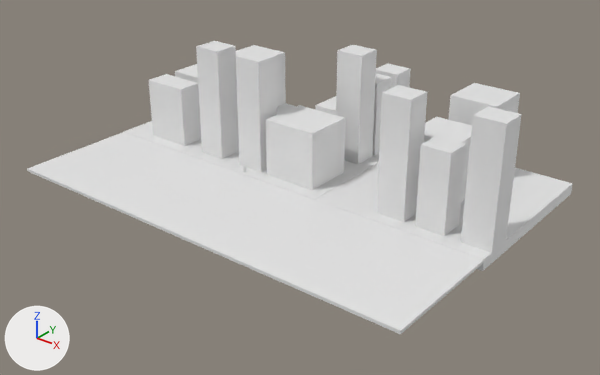
The OBJ model share/drunken/models/level1/level1.obj: old version first, new version second.
One viewpoint serves both versions: a 50 mm camera at (651.0, -832.0, 479.0) aimed at (28.0, -54.0, -3.0). Arrows for +X, +Y and +Z are at lower left; the lights stay in place. Materials are left out; every surface is plain grey. Where no turn or scale is listed for an object, it has been applied to the vertices.
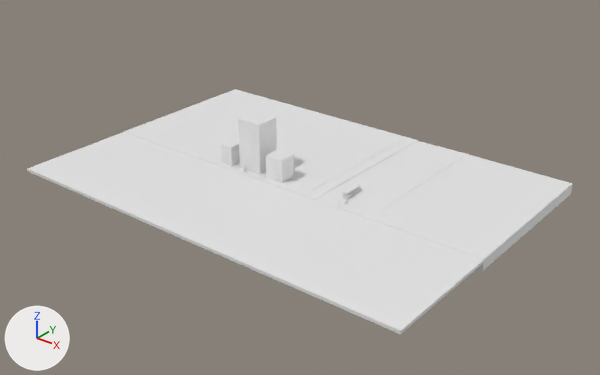
Pixel boxes [x1, y1, x2, y2] of what changed, in the pictures (600 x 375 px):
'Cube.002', deleted: before [461, 106, 522, 265]
'Cube.006', mesh rescaled: before [266, 105, 345, 190]; after [266, 150, 294, 183]
'Cube.005', deleted: before [377, 85, 427, 222]
'Cube.007', reshaped: before [236, 50, 277, 172]; after [238, 111, 277, 174]
'Cube.008', deleted: before [196, 41, 239, 159]
'Cube.003', deleted: before [415, 136, 467, 236]
'Cube.013', deleted: before [336, 45, 377, 164]
'Cube.004', mesh rescaled: before [149, 74, 201, 146]; after [221, 139, 240, 166]
'Cube.015', deleted: before [449, 83, 520, 125]
'Cube.014', deleted: before [424, 117, 472, 202]
'Cube.016', deleted: before [372, 74, 392, 155]
'Cube.023_Cube.024', deleted: before [236, 45, 286, 107]
'Cube.017', deleted: before [376, 64, 411, 88]
'Cube.024_Cube.025', deleted: before [175, 64, 198, 83]
'Cube.020_Cube.021', deleted: before [315, 96, 336, 115]
'Buss.002', added: after [342, 184, 361, 199]
'Cube.000_Cube.026', unchanged, uncovered by the edit: before [405, 168, 573, 251]; after [377, 154, 573, 264]
'Cube.022_Cube.023', unchanged, uncovered by the edit: before [134, 103, 375, 174]; after [134, 89, 407, 190]
'Cube.010', unchanged, uncovered by the edit: before [337, 182, 378, 218]; after [337, 146, 467, 218]

The edits, one by one:
me_cube_004 has 8 vertices, 6 faces and spans x -259.6..-191.2, y -52.2..-16.3, z -18.1..85.9.
me_cube_004 is used by ob_cube_004; location (0.0, 0.0, 0.0).
me_cube_004 part 1: the whole mesh is scaled about its middle by (0.269, 0.749, 0.269), then moved by (127.8, -13.3, -21.9).
me_cube_006 has 8 vertices, 6 faces and spans x -31.4..47.4, y -52.2..19.6, z -17.6..78.3.
me_cube_006 is used by ob_cube_006; location (0.0, 0.0, 0.0).
me_cube_006 part 2: the whole mesh is scaled about its middle by 0.355, then moved by (-19.7, -31.2, -16.5).
me_cube_007 is used by ob_cube_007; location (0.0, 0.0, 0.0).
me_cube_007 had 8 vertices, 6 faces and spanned x -82.0..-42.0, y -52.0..-16.0, z -18.0..156.0.
me_cube_007 now has 12 vertices, 10 faces and spans x -76.0..-38.0, y -58.0..-22.0, z -2.0..71.0.
me_cube_007 part 3: the whole mesh is rebuilt.
Mesh me_buss_002 is new.
It has 6286 vertices, 11525 faces and spans x 90.2..100.3, y -44.7..-12.0, z -3.0..6.2.
Object 'Cube.002' (ob_cube_002) is deleted.
Object 'Cube.003' (ob_cube_003) is deleted.
Object 'Cube.005' (ob_cube_005) is deleted.
Object 'Cube.008' (ob_cube_008) is deleted.
Object 'Cube.013' (ob_cube_013) is deleted.
Object 'Cube.014' (ob_cube_014) is deleted.
Object 'Cube.015' (ob_cube_015) is deleted.
Object 'Cube.016' (ob_cube_016) is deleted.
Object 'Cube.017' (ob_cube_017) is deleted.
Object 'Cube.020_Cube.021' (ob_cube_020_cube_021) is deleted.
Object 'Cube.023_Cube.024' (ob_cube_023_cube_024) is deleted.
Object 'Cube.024_Cube.025' (ob_cube_024_cube_025) is deleted.
Object 'Buss.002' (ob_buss_002) is new; it shows me_buss_002.
Its location is (0.0, 0.0, 0.0).
